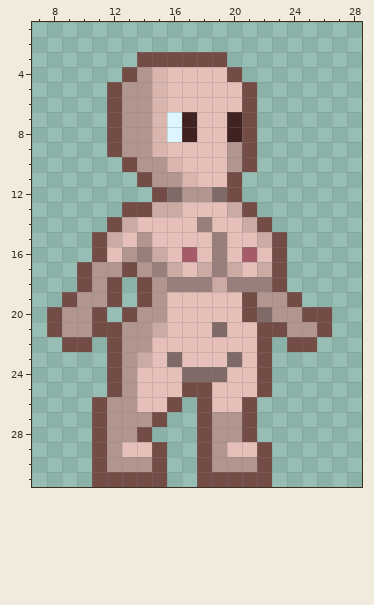
Edited in one commit: pixel-art sprite (app/assets/images/hero/base/female.png). Above, as it was before the edit.
The file is 96x96 pixels, drawn in blocks of 3x3; one block is one cell here. Colours within 5 levels of each other are drawn and written as one. Shown: x 7..28, y 1..31.
The result:
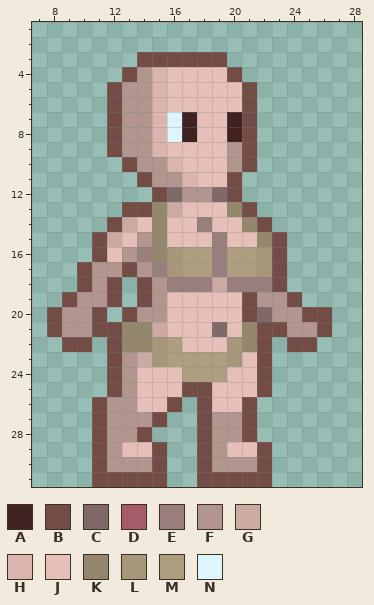
Palette (. is transparent): A #402220  B #734c45  C #806a67  D #a65c68  E #997f7b  F #b3958f  G #ccaaa4  H #d9b5ae  J #e5bfb8  K #94876d  L #a6977a  M #ad9e7f  N #dcf5ff
Diff:
The edit turns colour F into colour K in rows 21 to 22 at x 13 to 14.
The edit turns colour G into colour K in row 13 at x 15 and 20; in row 14 at x 21; in row 15 at x 22; in row 16 at x 15.
The edit turns colour J into colour K in rows 14 to 15 at x 15; in rows 21 to 22 at x 21.
The edit turns colour C into colour L in row 23 at x 20.
The edit turns colour G into colour L in row 17 at x 16 and 22.
The edit turns colour J into colour L in row 16 at x 16 and 22; in row 22 at x 15 and 20; in row 23 at x 15.
The edit turns colour C into colour M in row 23 at x 16; in row 24 at x 17 to 19.
The edit turns colour D into colour M in row 16 at x 17 and 21.
The edit turns colour G into colour M in row 17 at x 18 and 20.
The edit turns colour J into colour M in row 16 at x 18 and 20; in row 17 at x 17 and 21; in row 22 at x 16; in row 23 at x 17 to 19.
